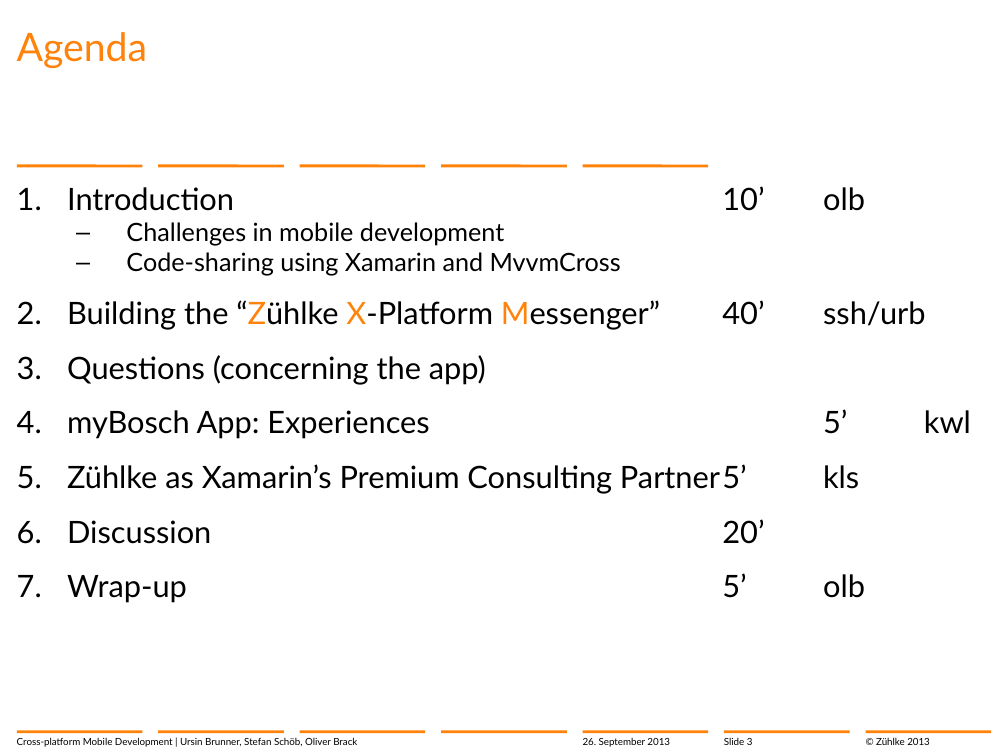
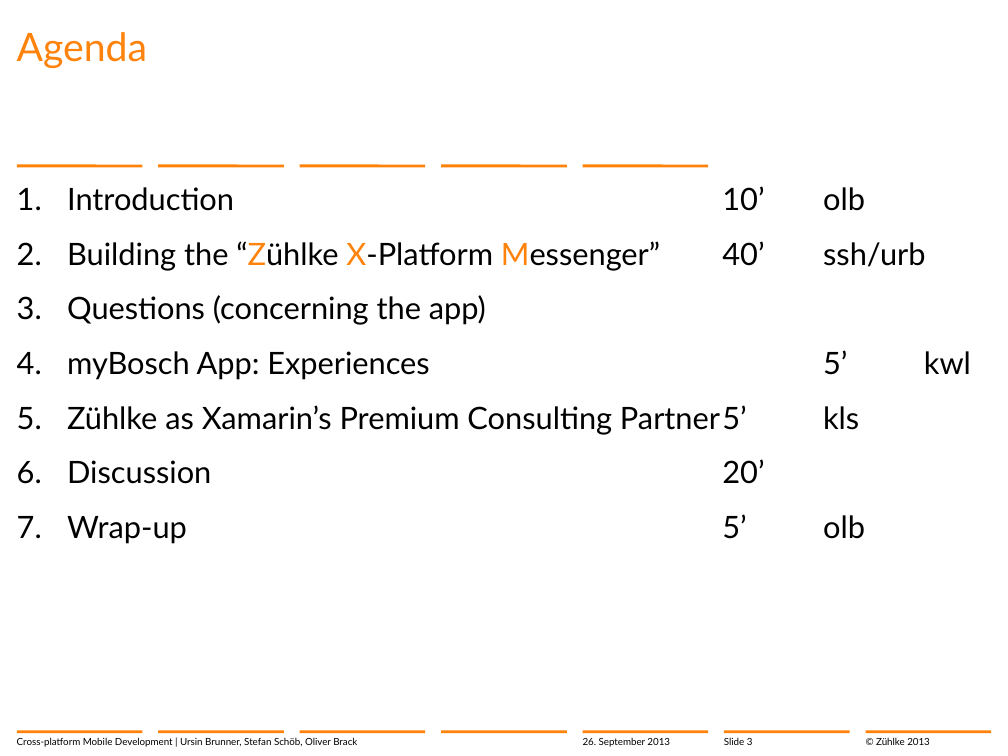
Before and after one commit to brunnurs/zxm, a slide deck: slide 3 of docs/13-09-26 Cross-platform mobile development with C#.pptx. Drawn at 1008x756 pixels with LibreOffice and Linux fonts; fonts in the diff are those of the drawing; background and template pictures are left out. Boxes give left, top, right and bottom in pixels: in the first picture for what was removed or moved away, otherwise in the second. Text is boxed around its words. In the diff, an @@ line names an element or a change of style, - is before the commit and + after.

```diff
--- a/docs/13-09-26 Cross-platform mobile development with C#.pptx
+++ b/docs/13-09-26 Cross-platform mobile development with C#.pptx
@@ text at bbox=[126, 222, 621, 275]: paragraphs removed @@
-    – Challenges in mobile development
-    – Code-sharing using Xamarin and MvvmCross
```
Also in this commit, not shown: 7 other slides changed, 1 slide added.
